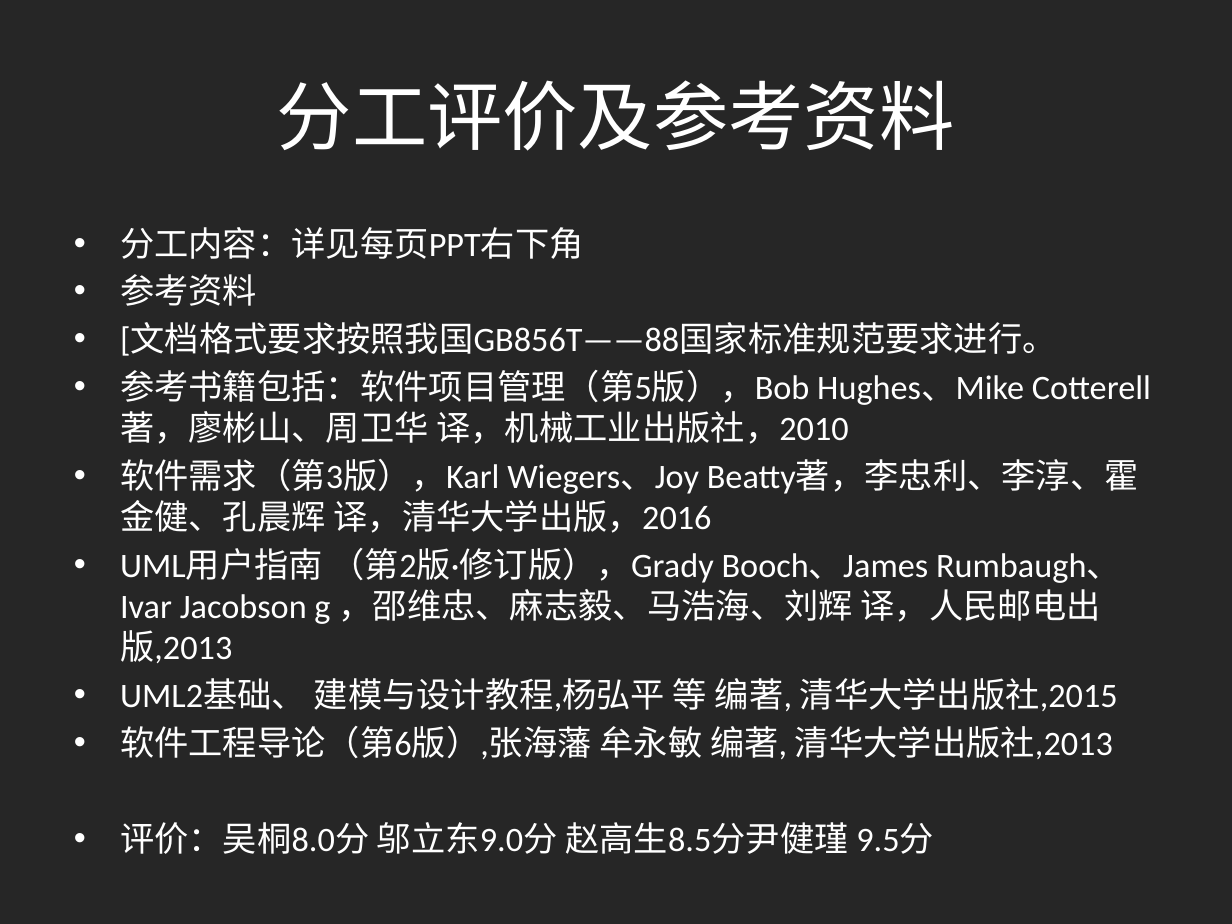
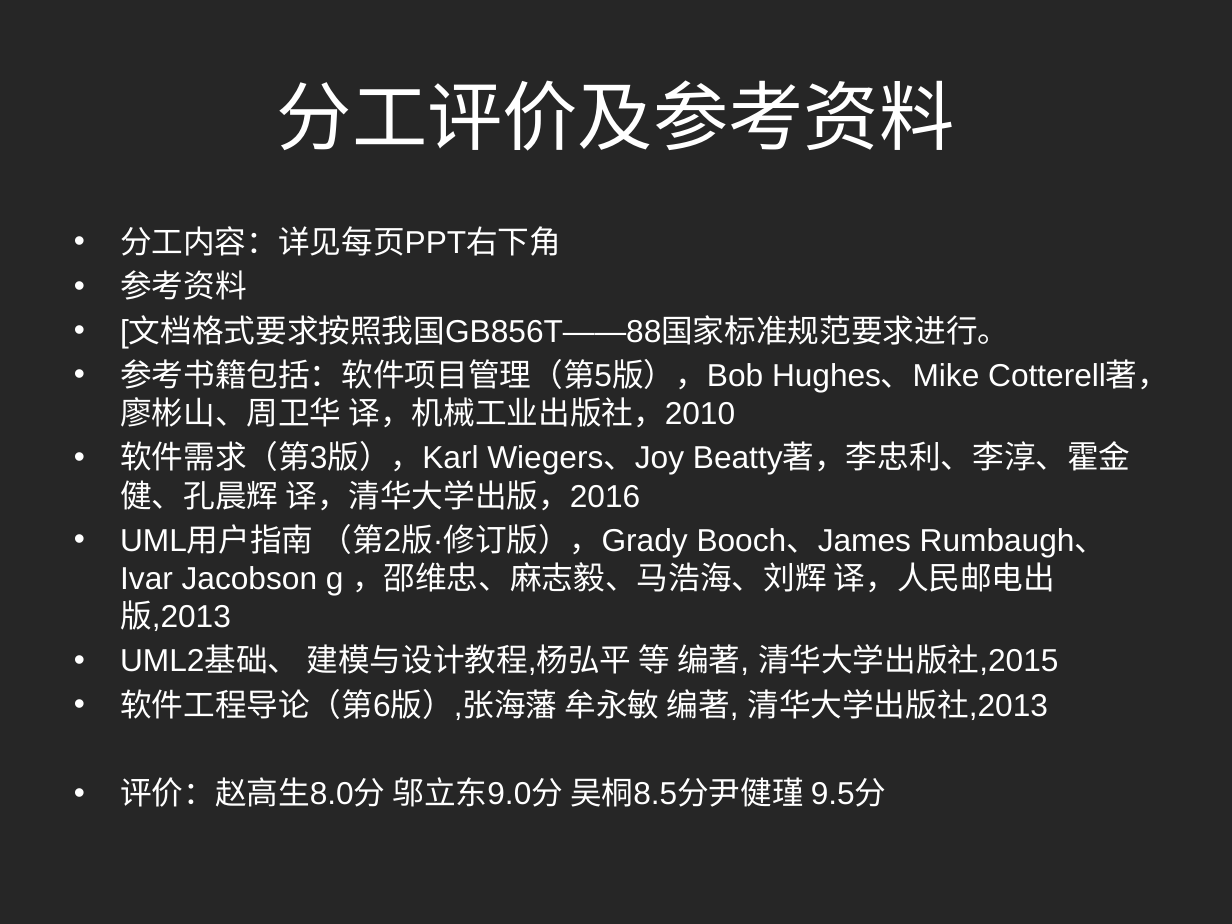
Before and after one commit to shangzhaoxiaozi/PRD-21, a slide deck: slide 33 of PRD-21-C2/非受控文档/本周提交文档/需求工程计划.pptx. Drawn at 1232x924 pixels with LibreOffice and Linux fonts; fonts in the diff are those of the drawing. Boxes give left, top, right and bottom in pixels: in the first picture for what was removed or moved away, otherwise in the second. Text is boxed around its words. In the diff, an @@ line names an element or a change of style, - is before the commit and + after.

```diff
--- a/PRD-21-C2/非受控文档/本周提交文档/需求工程计划.pptx
+++ b/PRD-21-C2/非受控文档/本周提交文档/需求工程计划.pptx
@@ text at [120, 226, 1169, 720]: size 20 to 18.5 pt, font Calibri to Arial @@
@@ text at [120, 777, 887, 807]: text changed; size 20 to 18.5 pt; font Calibri to Arial @@
-• 评价：吴桐8.0分 邬立东9.0分 赵高生8.5分尹健瑾 9.5分
+• 评价：赵高生8.0分 邬立东9.0分 吴桐8.5分尹健瑾 9.5分
```
Also in this commit, not shown: 4 other slides changed, 3 slides added, 3 slides removed, 2 other files.
